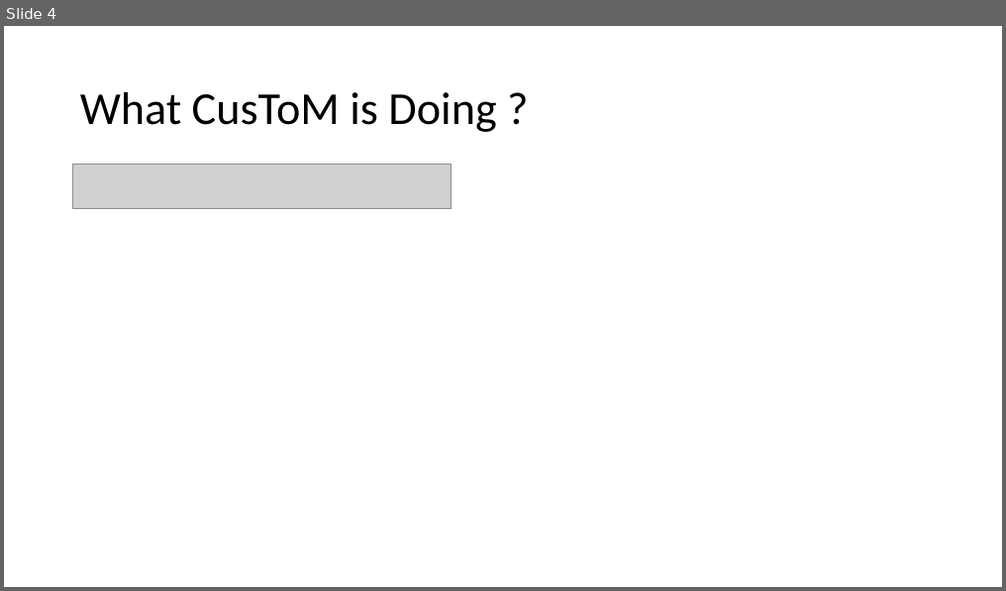
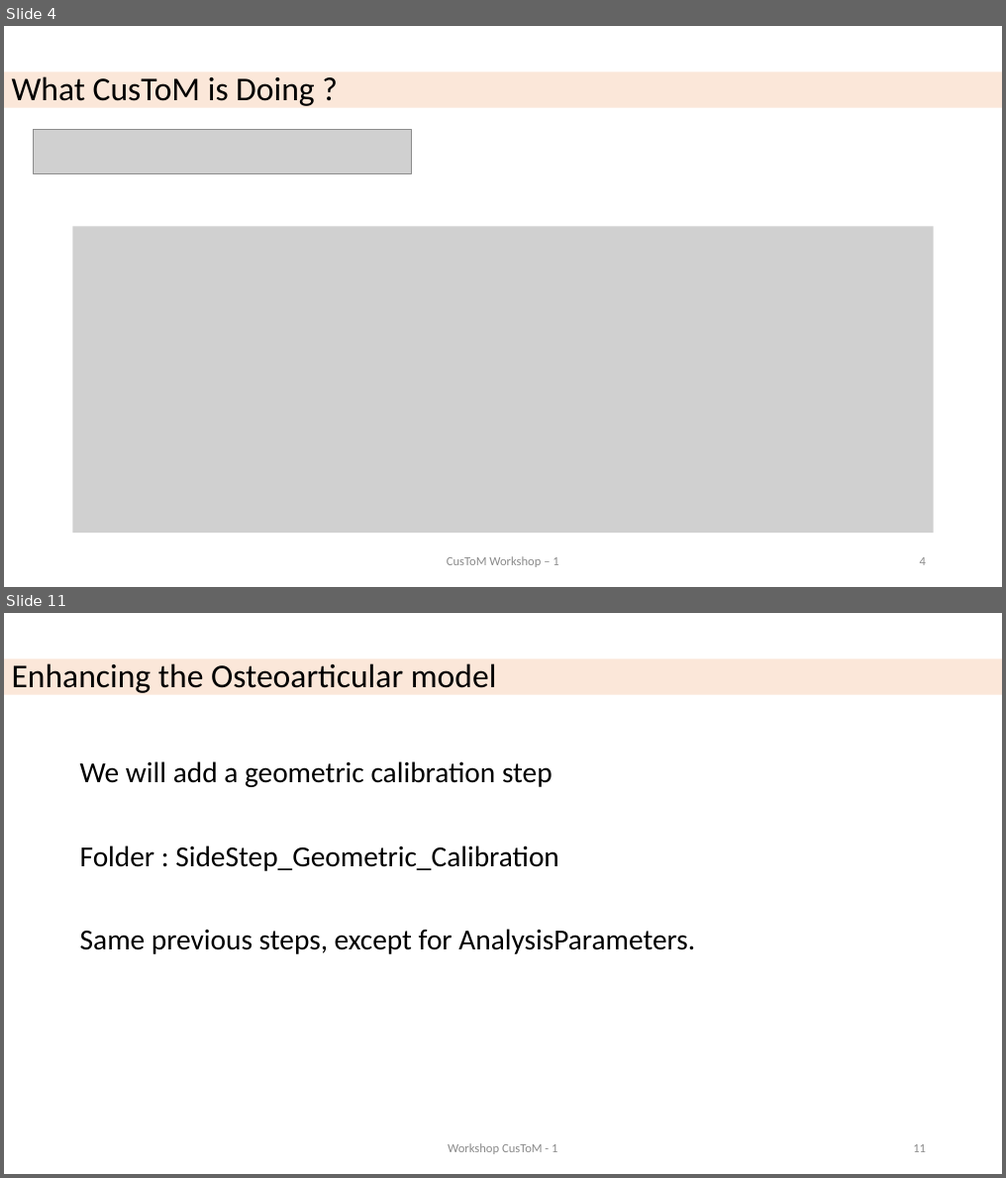
Before and after one commit to cpontonn/CusToM-Workshop, a slide deck: 1_KINEMATICS_AND_GEOMETRICAL_CALIBRATION.pptx. Shown one above the other, each under a label of ours: slide 4 before the commit, slides 4 and 11 after it; the slides between them are not shown. The pictures are 1006x591 and 1006x1178 pixels, drawn with LibreOffice and Linux fonts; fonts in the diff are those of the drawing; grey boxes stand for pictures. Boxes give left, top, right and bottom in pixels: in the first picture for what was removed or moved away, otherwise in the second. Text is boxed around its words. In the diff, an @@ line names an element or a change of style, - is before the commit and + after.

```diff
--- a/1_KINEMATICS_AND_GEOMETRICAL_CALIBRATION.pptx
+++ b/1_KINEMATICS_AND_GEOMETRICAL_CALIBRATION.pptx
@@ slide 11 added at (4, 613, 1002, 1174), background #FFFFFF @@
@@ title added at (4, 659, 1002, 694), fill #ED7D31 at 18% opacity, 32 pt, text #000000 @@
+Enhancing the Osteoarticular model
@@ text added at (80, 761, 695, 955), 28 pt, text #000000 @@
+We will add a geometric calibration step
+Folder : SideStep_Geometric_Calibration
+Same previous steps, except for AnalysisParameters.
@@ text added at (448, 1144, 557, 1155), 12 pt, text #8C8C8C @@
+Workshop CusToM - 1
@@ page number added at (913, 1145, 926, 1153), 12 pt, text #8C8C8C @@
+11
@@ slide 4 changed as well @@
@@ title "What CusToM is Doing ?": place and size @@
-title "What CusToM is Doing ?" at (80, 92, 496, 132)
+title "What CusToM is Doing ?" at (4, 72, 1002, 107)
@@ title "What CusToM is Doing ?" at (4, 72, 1002, 107): size 44 to 32 pt; fill none to #ED7D31 at 18% opacity @@
@@ picture: place and size @@
-picture at (73, 165, 450, 209)
+picture at (33, 129, 411, 174)
@@ picture added at (73, 227, 934, 534) @@
@@ text added at (447, 557, 558, 568), 12 pt, text #8C8C8C @@
+CusToM Workshop – 1
@@ page number added at (920, 558, 926, 566), 12 pt, text #8C8C8C @@
+4
```
Also in this commit, not shown: 4 other slides changed, 14 other slides added, 5 slides removed, 57 other files.
